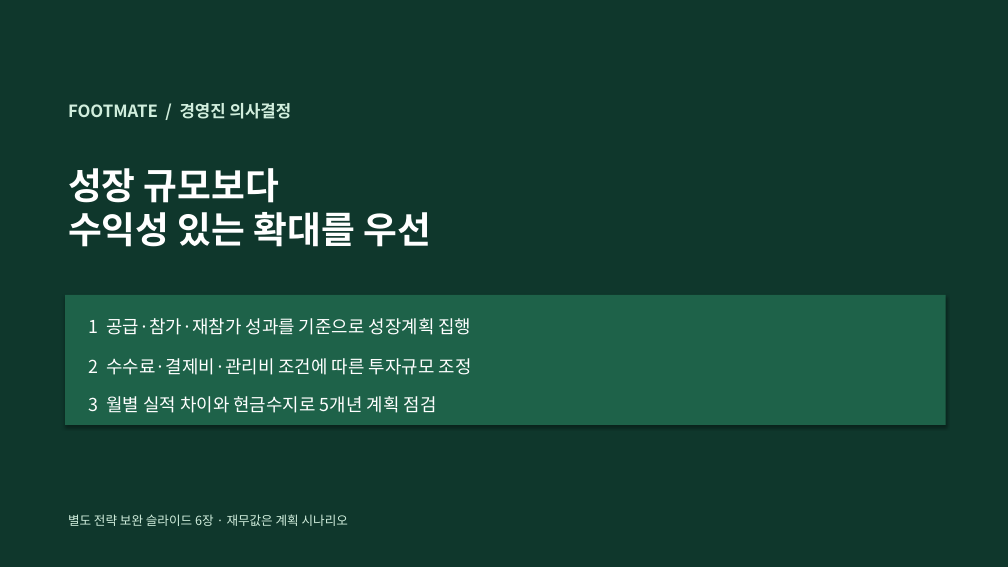
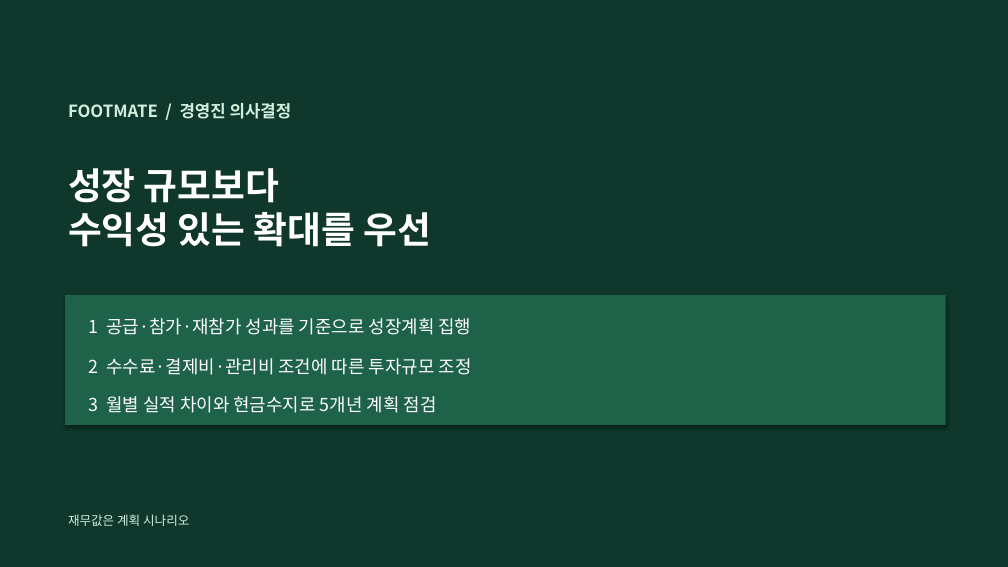
Before and after one commit to dohyunkimmm/footmate, a slide deck: slide 6 of src/case-study/downloads/footmate_5year_strategy.pptx. Drawn at 1008x567 pixels with LibreOffice and Linux fonts; fonts in the diff are those of the drawing. Boxes give left, top, right and bottom in pixels: in the first picture for what was removed or moved away, otherwise in the second. Text is boxed around its words. In the diff, an @@ line names an element or a change of style, - is before the commit and + after.

```diff
--- a/src/case-study/downloads/footmate_5year_strategy.pptx
+++ b/src/case-study/downloads/footmate_5year_strategy.pptx
@@ text at <box>68,514,189,526</box>: text changed @@
-별도 전략 보완 슬라이드 6장 · 재무값은 계획 시나리오
+재무값은 계획 시나리오
```
Also in this commit, not shown: 5 other slides changed, 13 other files.
